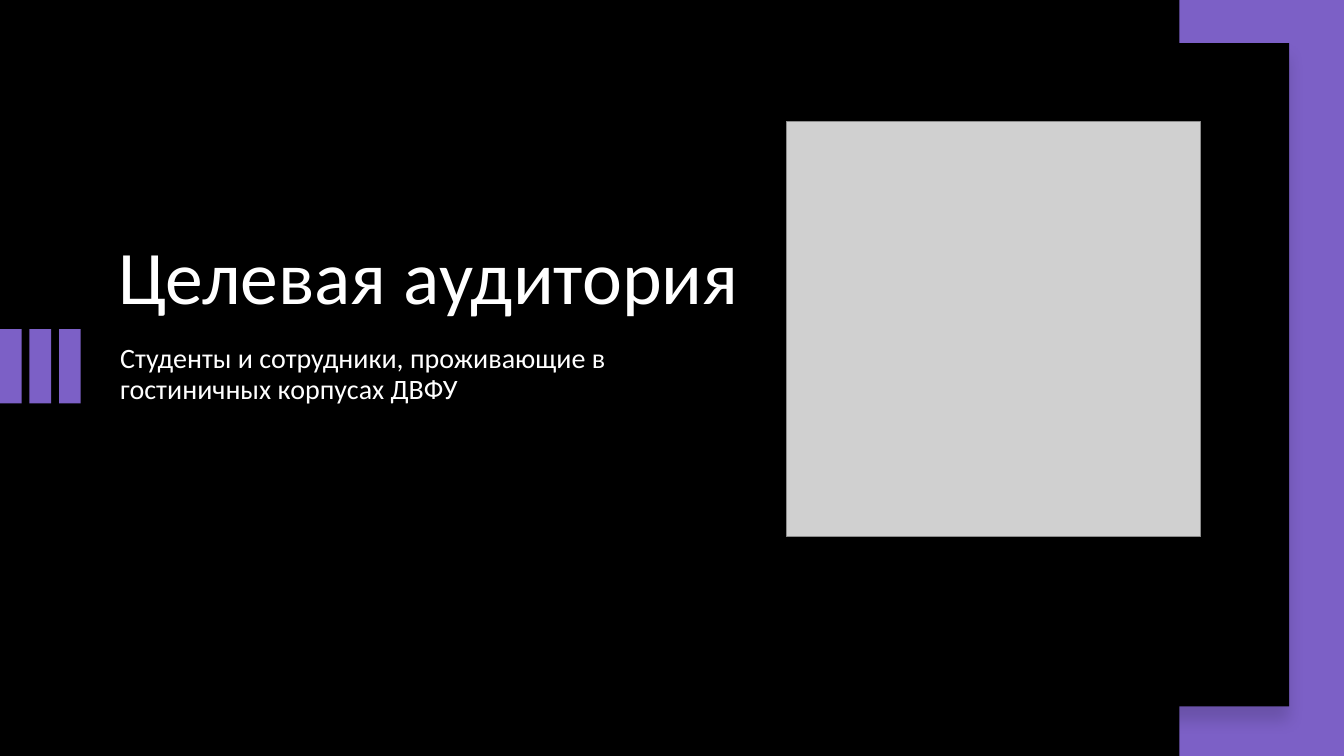
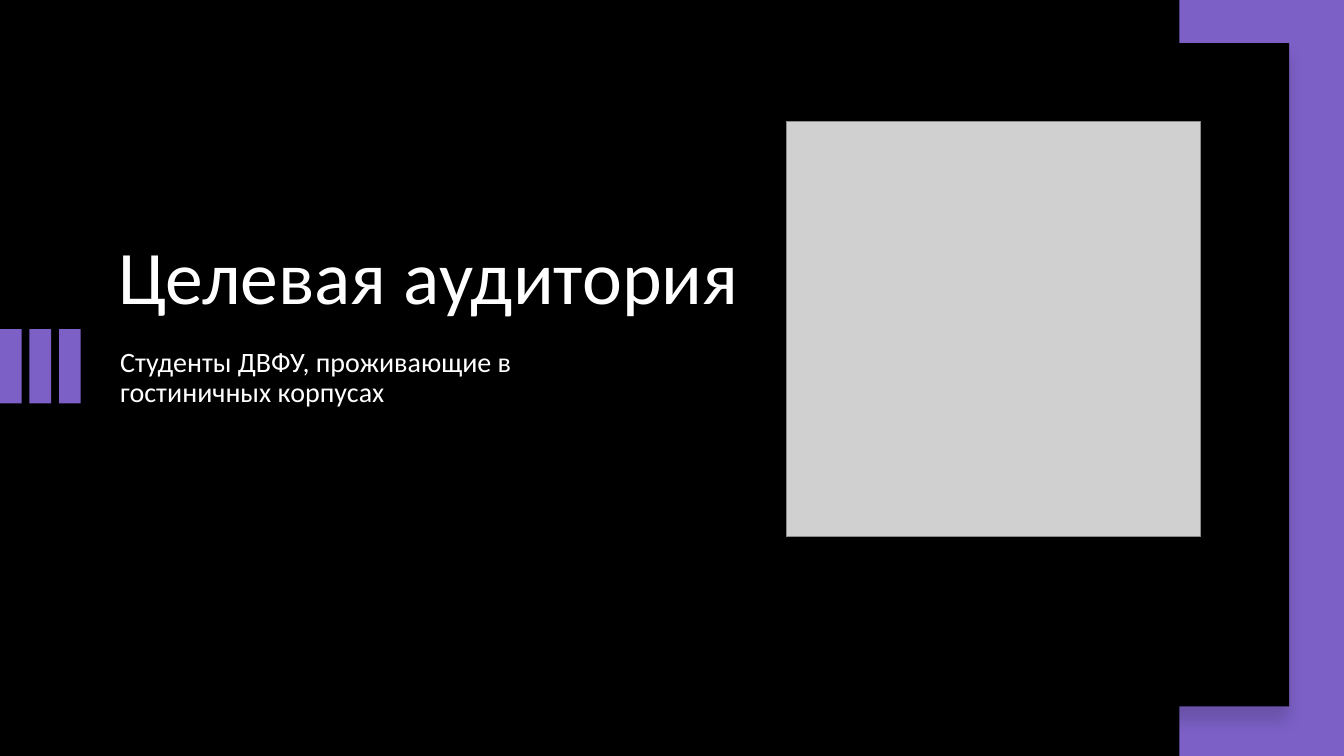
Before and after one commit to Flnchkv/Dostavochka, a slide deck: slide 5 of Презентация.pptx (slide 4 before the commit). Drawn at 1344x756 pixels with LibreOffice and Linux fonts; fonts in the diff are those of the drawing; grey boxes stand for pictures. Boxes give left, top, right and bottom in pixels: in the first picture for what was removed or moved away, otherwise in the second. Text is boxed around its words. In the diff, an @@ line names an element or a change of style, - is before the commit and + after.

```diff
--- a/Презентация.pptx
+++ b/Презентация.pptx
@@ text at bbox=[120, 353, 511, 407]: text changed @@
-Студенты и сотрудники, проживающие в гостиничных корпусах ДВФУ
+Студенты ДВФУ, проживающие в гостиничных корпусах
```
Also in this commit, not shown: 3 other slides changed, 4 slides added, 1 slide removed, 2 other files.
